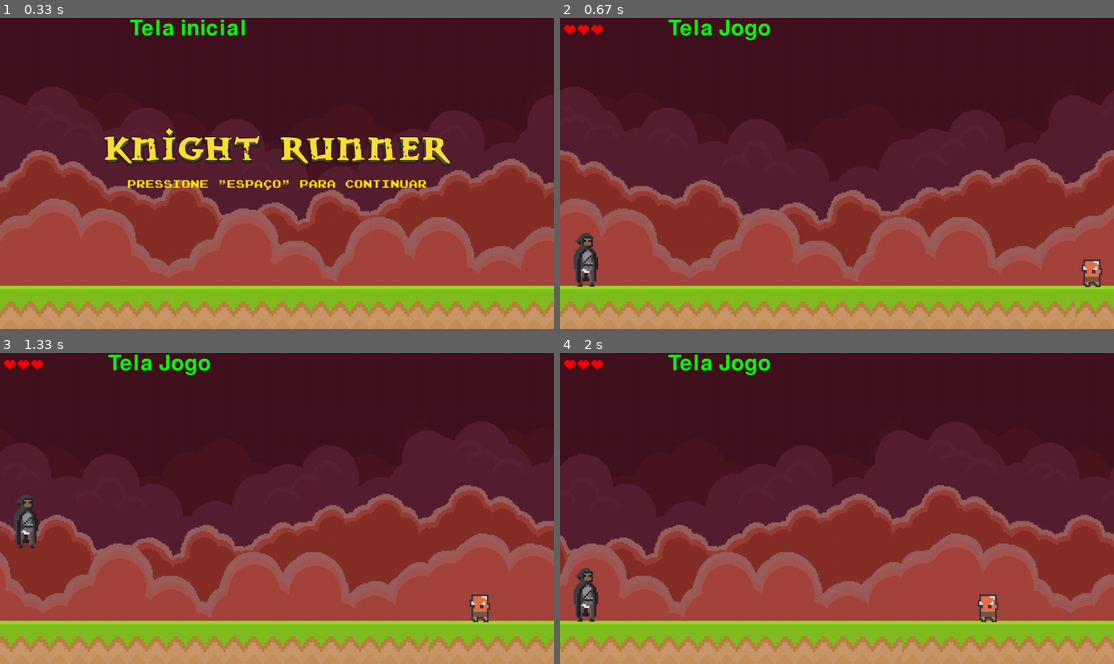
Above: before the commit, frames 1-4 (two rows, left to right).
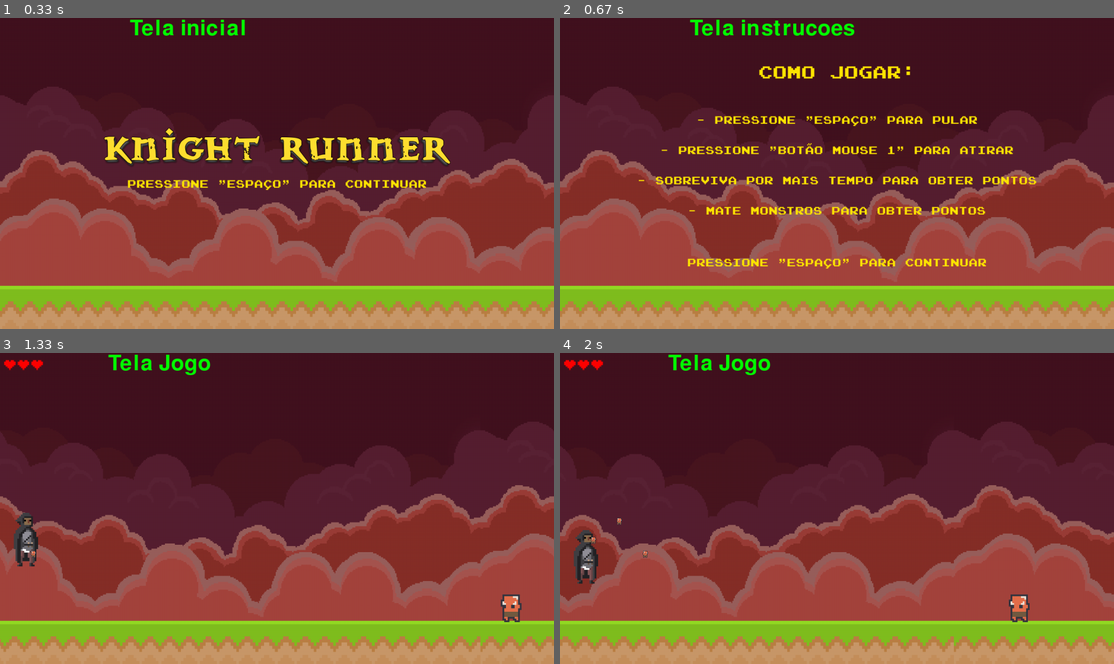
Above: after the commit, the same moments.

Repository: insper-classroom/devlife-23-1-projeto-pygame-henrique-e-guilherme
Game: pygame game, started from jogo/funcoes/jogo.py
Two runs of this game, one before a commit and one after it. Both use one fixed random seed, a clock stepped at 60 frames per second and the inputs below.
Inputs (mouse positions are in pixels of both pictures, inside the frame that each line leads up to):
- Up to frame 1 (0.33 s): no input
- Up to frame 2 (0.67 s): tap Space at 0.33 s
- Up to frame 3 (1.33 s): tap Space at 0.73, 1.03 s; click (105, 461) at 1.22 s
- Up to frame 4 (2 s): click (1041, 617) at 1.55 s; click (848, 402) at 1.88 s

Frame 1 is identical in both runs. In frame 2, 20% of the frame differs, in the area x 0-100%, y 0-97%; in frame 3, 19%; in frame 4, 19%.

Commit message:
Telas de instrucao e gameover adicionadas

Diff:
--- a/jogo/funcoes/classes.py
+++ b/jogo/funcoes/classes.py
@@ -54,6 +54,78 @@
 
     def troca_tela(self):
         if self.tem_que_trocar:
+            return TelaInstrucoes(self.dicionario)
+        else:
+            return self
+
+class TelaInstrucoes():
+    def __init__(self, assets):
+        self.dicionario = assets
+        self.tela = assets['tela']
+        self.fonte = pygame.font.Font(assets['fonte'], 50)
+        self.texto = self.fonte.render('Tela instrucoes', True, (0, 255, 0))
+        self.fonte2 = assets['fonte2']
+        self.fonte2_grande = assets['fonte2_grande']
+
+        self.texto2 = self.fonte2_grande.render('COMO JOGAR:', True, (255, 230, 0))
+        self.texto2_pos_x = 640 - self.texto2.get_rect()[2] / 2
+
+        self.texto3 = self.fonte2.render('- Pressione "ESPAÇO" para pular', True, (255, 230, 0))
+        self.texto3_pos_x = 640 - self.texto3.get_rect()[2] / 2
+
+        self.texto4 = self.fonte2.render('- Pressione "BOTÃO MOUSE 1" para atirar', True, (255, 230, 0))
+        self.texto4_pos_x = 640 - self.texto4.get_rect()[2] / 2
+
+        self.texto5 = self.fonte2.render('- Sobreviva por mais tempo para obter pontos', True, (255, 230, 0))
+        self.texto5_pos_x = 640 - self.texto5.get_rect()[2] / 2
+
+        self.texto6 = self.fonte2.render('- Mate monstros para obter pontos', True, (255, 230, 0))
+        self.texto6_pos_x = 640 - self.texto6.get_rect()[2] / 2
+
+        self.texto7 = self.fonte2.render('PRESSIONE "ESPAÇO" PARA CONTINUAR', True, (255, 230, 0))
+        self.texto7_pos_x = 640 - self.texto7.get_rect()[2] / 2
+
+        self.fundo = assets['fundo']
+        self.chao = assets['ground']
+
+        self.musica_tela_inicial_tocando = True
+
+        self.tem_que_trocar = False
+
+    def desenha(self):
+        self.tela.fill((255, 255, 255))
+
+        self.tela.blit(self.fundo, (0, 0))
+        self.tela.blit(self.chao, (0, 620))
+
+        self.tela.blit(self.texto, (300, 0))
+
+        self.tela.blit(self.texto2, (self.texto2_pos_x, 100))
+        self.tela.blit(self.texto3, (self.texto3_pos_x, 220))
+        self.tela.blit(self.texto4, (self.texto4_pos_x, 290))
+        self.tela.blit(self.texto5, (self.texto5_pos_x, 360))
+        self.tela.blit(self.texto6, (self.texto6_pos_x, 430))
+        self.tela.blit(self.texto7, (self.texto7_pos_x, 550))
+        pygame.display.update()
+
+    def update(self):
+        if not self.musica_tela_inicial_tocando:
+            pygame.mixer_music.load('jogo/assets/musica_inicial.ogg')
+            pygame.mixer_music.set_volume(0.3)
+            pygame.mixer_music.play()
+            self.musica_tela_inicial_tocando = True
+
+        for event in pygame.event.get():
+            if event.type == pygame.QUIT:
+                pygame.quit()
+                return False
+            if event.type == pygame.KEYDOWN:
+                if event.key == pygame.K_SPACE:
+                    self.tem_que_trocar = True
+        return True
+
+    def troca_tela(self):
+        if self.tem_que_trocar:
             return TelaJogo(self.dicionario)
         else:
             return self
@@ -140,13 +212,9 @@
             if event.type == pygame.QUIT:
                 pygame.quit()
                 return False
-            if event.type == pygame.KEYDOWN:
-                if event.key == pygame.K_TAB:
-                    #a condicao de trocar tela vira true
-                    self.tem_que_trocar = True
-                elif event.key == pygame.K_w:
-                    self.tiros.add(Tiro(self.jogador.rect.centery))
-                    Tiro(self.jogador.rect.centery).som.play()
+            if event.type == pygame.MOUSEBUTTONDOWN:
+                self.tiros.add(Tiro(self.jogador.rect.centery))
+                Tiro(self.jogador.rect.centery).som.play()
             self.jogador.pulo_jogador(event)
 
         relogio = pygame.time.get_ticks() // 1000
@@ -172,6 +240,9 @@
         if self.tempo != relogio:
             self.pode = True
 
+        if self.jogador.vidas <=0:
+            self.tem_que_trocar = True
+
         return True
 
     def spawn_inimigo(self):
@@ -182,7 +253,7 @@
 
     def troca_tela(self):
         if self.tem_que_trocar:
-            return TelaInicial(self.dicionario)
+            return TelaGameOver(self.dicionario)
         else:
             return self
 
@@ -287,3 +358,61 @@
 
         if self.rect.centerx > 1280:
             self.kill()
+
+class TelaGameOver():
+    def __init__(self, assets):
+        self.dicionario = assets
+        self.tela = assets['tela']
+        self.fonte = pygame.font.Font(assets['fonte'], 50)
+        self.texto = self.fonte.render('Tela game over', True, (0, 255, 0))
+        self.fonte2 = assets['fonte2']
+        self.fonte2_grande = assets['fonte2_grande']
+        self.fonte2_xgrande = assets['fonte2_xgrande']
+
+        self.texto2 = self.fonte2_xgrande.render('GAME OVER', True, (255, 41, 41))
+        self.texto2_pos_x = 640 - self.texto2.get_rect()[2] / 2
+
+        self.texto3 = self.fonte2.render('Pressione "ESPAÇO" para reiniciar ou "ESC" PARA SAIR', True, (250, 250, 250))
+        self.texto3_pos_x = 640 - self.texto3.get_rect()[2] / 2
+
+        self.fundo = assets['fundo']
+        self.chao = assets['ground']
+
+        self.musica_tela_jogo_tocando = True
+
+        self.tem_que_trocar = False
+
+    def desenha(self):
+        self.tela.fill((0, 0, 0))
+
+        self.tela.blit(self.texto, (300, 0))
+
+        self.tela.blit(self.texto2, (self.texto2_pos_x, 300))
+        self.tela.blit(self.texto3, (self.texto3_pos_x, 400))
+
+        pygame.display.update()
+
+    def update(self):
+        if not self.musica_tela_jogo_tocando:
+            pygame.mixer_music.load('jogo/assets/musica_jogo.ogg')
+            pygame.mixer_music.set_volume(0.3)
+            pygame.mixer_music.play()
+            self.musica_tela_inicial_tocando = True
+
+        for event in pygame.event.get():
+            if event.type == pygame.QUIT:
+                pygame.quit()
+                return False
+            if event.type == pygame.KEYDOWN:
+                if event.key == pygame.K_SPACE:
+                    self.tem_que_trocar = True
+                elif event.key == pygame.K_ESCAPE:
+                    pygame.quit()
+                    return False
+        return True
+
+    def troca_tela(self):
+        if self.tem_que_trocar:
+            return TelaJogo(self.dicionario)
+        else:
+            return self
--- a/jogo/funcoes/funcoes_do_jogo.py
+++ b/jogo/funcoes/funcoes_do_jogo.py
@@ -7,11 +7,15 @@
     fonte = pygame.font.get_default_font()
     pygame.display.set_caption('Knight Runner')
     fonte2 = pygame.font.Font('jogo/assets/joystix monospace.otf', 25)
+    fonte2_grande = pygame.font.Font('jogo/assets/joystix monospace.otf', 40)
+    fonte2_xgrande = pygame.font.Font('jogo/assets/joystix monospace.otf', 60)
 
     assets ={
         'tela': tela,
         'fonte': fonte,
         'fonte2': fonte2,
+        'fonte2_grande': fonte2_grande,
+        'fonte2_xgrande': fonte2_xgrande,
 
         #Adicionei essas imagens so para testar e dps mudar
         'fundo': pygame.transform.scale((pygame.image.load('jogo/assets/Red Sky.png').convert_alpha()), (1280, 720)),
